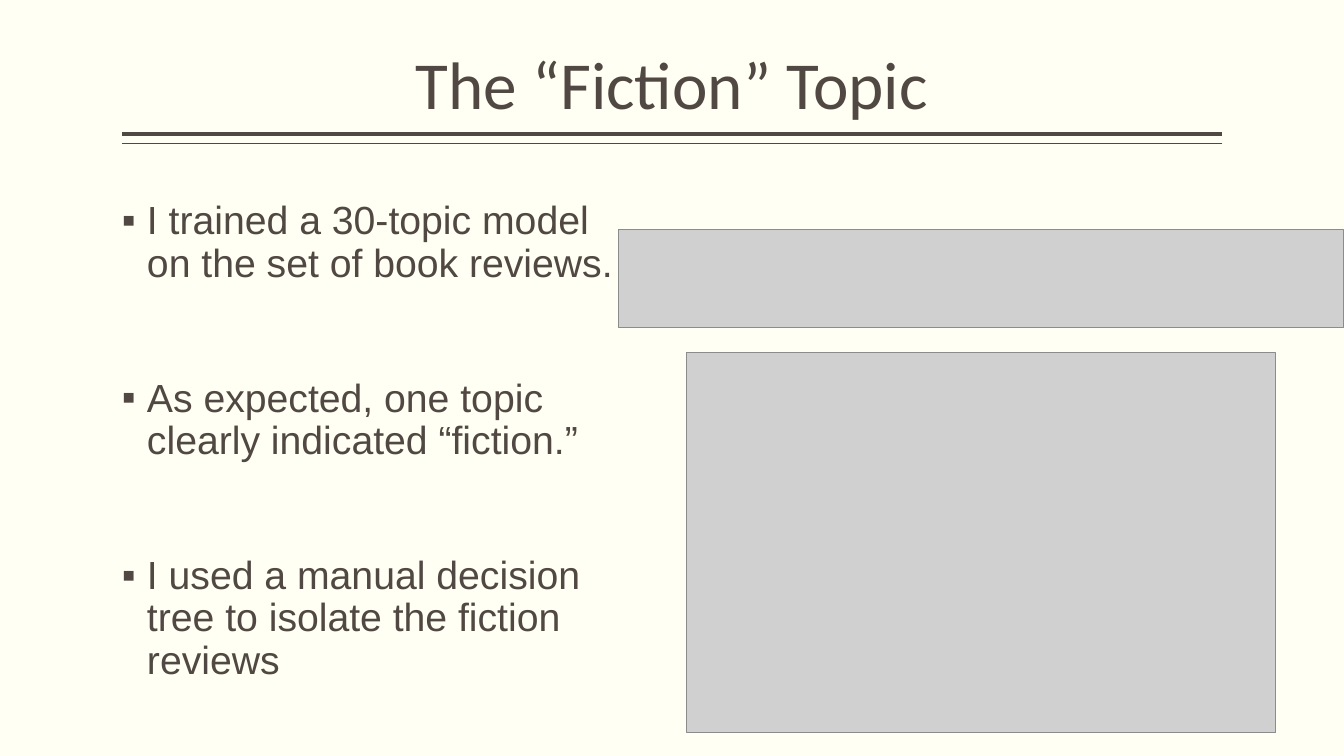
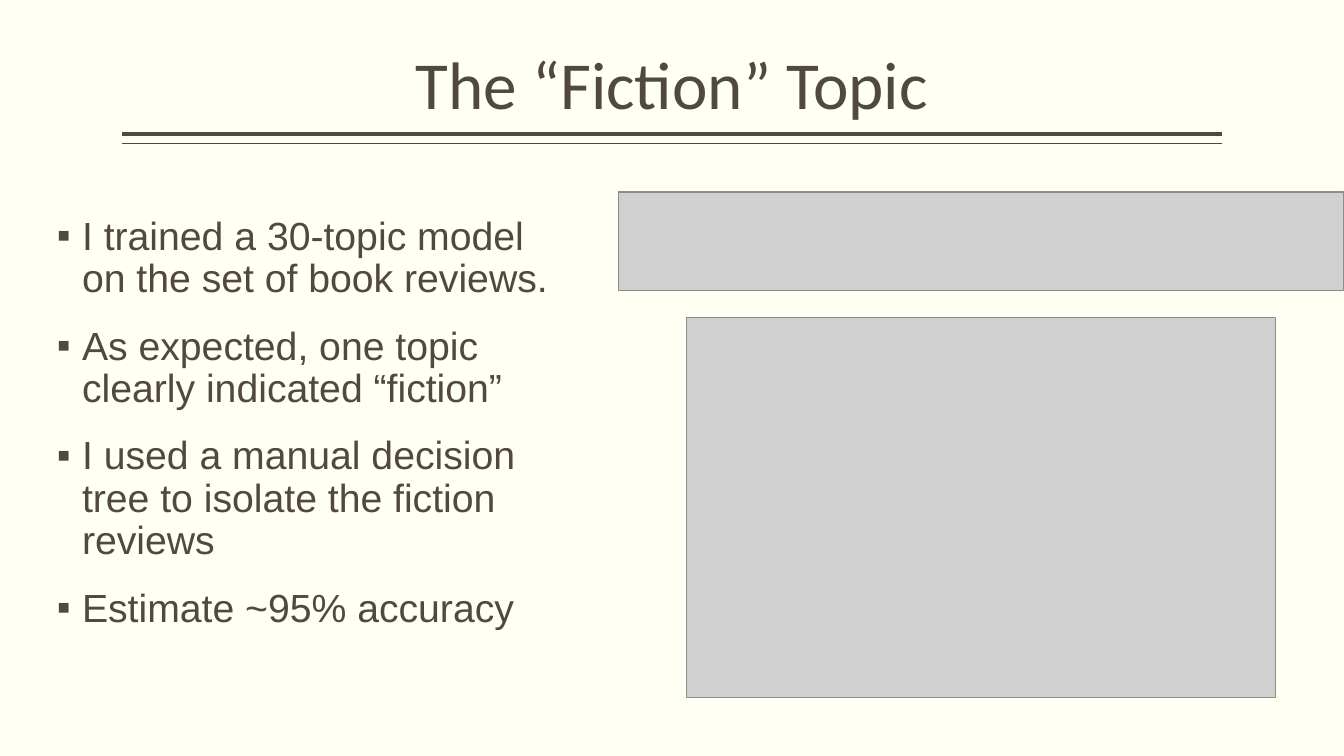
Before and after one commit to nycdatasci/bootcamp008_project, a slide deck: slide 10 of Project4-Capstone/davidletzler/NYTimes.pptx. Drawn at 1344x756 pixels with LibreOffice and Linux fonts; fonts in the diff are those of the drawing; grey boxes stand for pictures. Boxes give left, top, right and bottom in pixels: in the first picture for what was removed or moved away, otherwise in the second. Text is boxed around its words. In the diff, an @@ line names an element or a change of style, - is before the commit and + after.

```diff
--- a/Project4-Capstone/davidletzler/NYTimes.pptx
+++ b/Project4-Capstone/davidletzler/NYTimes.pptx
@@ picture: place and size @@
-picture at box(618, 230, 1344, 328)
+picture at box(618, 192, 1344, 289)
@@ text "I trained a 30-topic model ...": place and size @@
-text "I trained a 30-topic model ..." at box(147, 205, 613, 675)
+text "I trained a 30-topic model ..." at box(82, 221, 548, 630)
@@ picture: place and size @@
-picture at box(687, 353, 1275, 733)
+picture at box(687, 318, 1275, 698)
@@ text at box(82, 331, 502, 410): text changed @@
-▪ As expected, one topic clearly indicated “fiction.”
+▪ As expected, one topic clearly indicated “fiction”
@@ text at box(82, 593, 514, 630): paragraph added @@
+▪ Estimate ~95% accuracy
```
Also in this commit, not shown: 9 other slides changed, 6 slides added, 1 slide removed, 3 other files.
